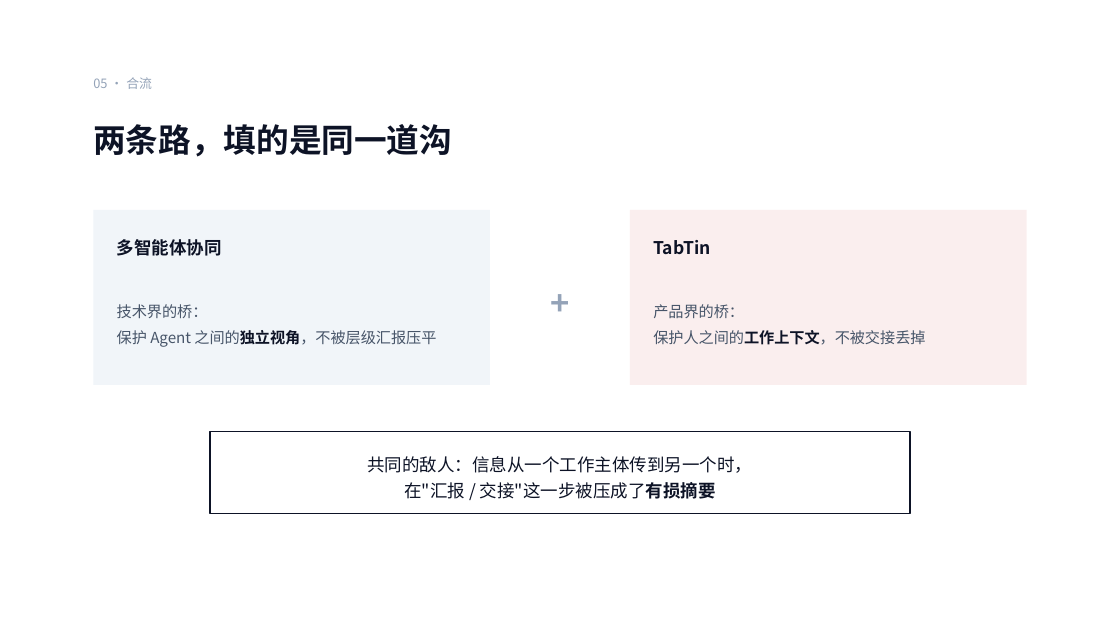
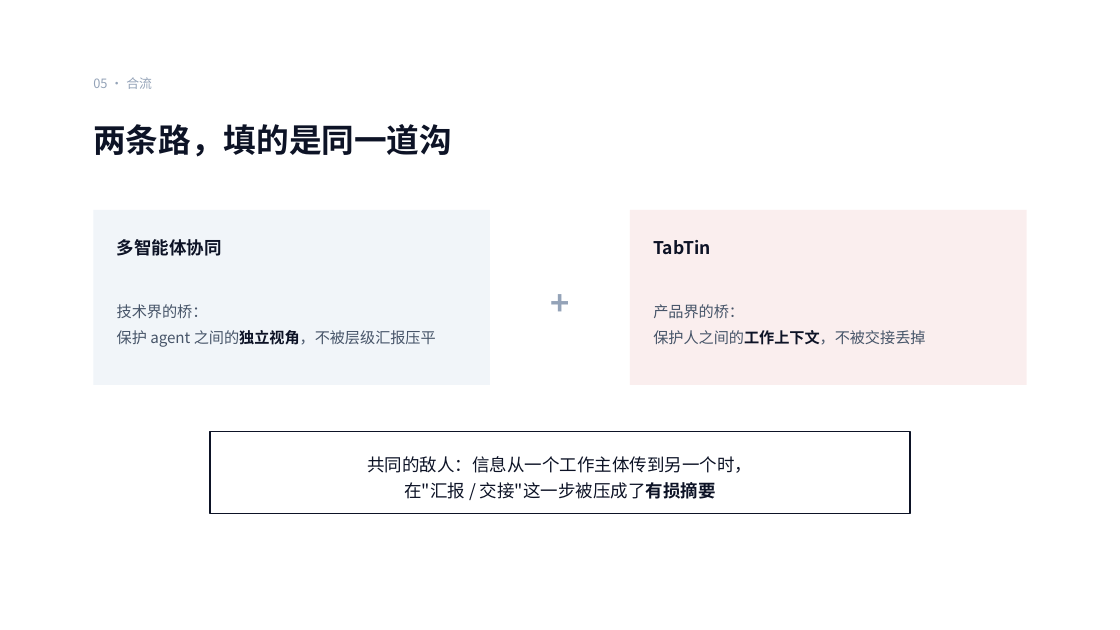
Before and after one commit to ChrysanWithCat/TabTin, a slide deck: slide 17 of 多智能体协同技术分享/从一个人爽到一群人接住：TabTin 与 AI 协作难题.pptx (slide 12 before the commit). Drawn at 1120x630 pixels with LibreOffice and Linux fonts; fonts in the diff are those of the drawing. Boxes give left, top, right and bottom in pixels: in the first picture for what was removed or moved away, otherwise in the second. Text is boxed around its words. In the diff, an @@ line names an element or a change of style, - is before the commit and + after.

```diff
--- a/多智能体协同技术分享/从一个人爽到一群人接住：TabTin 与 AI 协作难题.pptx
+++ b/多智能体协同技术分享/从一个人爽到一群人接住：TabTin 与 AI 协作难题.pptx
@@ text at <box>117,330,436,347</box>: text changed @@
-保护 Agent 之间的独立视角，不被层级汇报压平
+保护 agent 之间的独立视角，不被层级汇报压平
```
Also in this commit, not shown: 2 other slides changed, 16 slides added, 6 other files.
